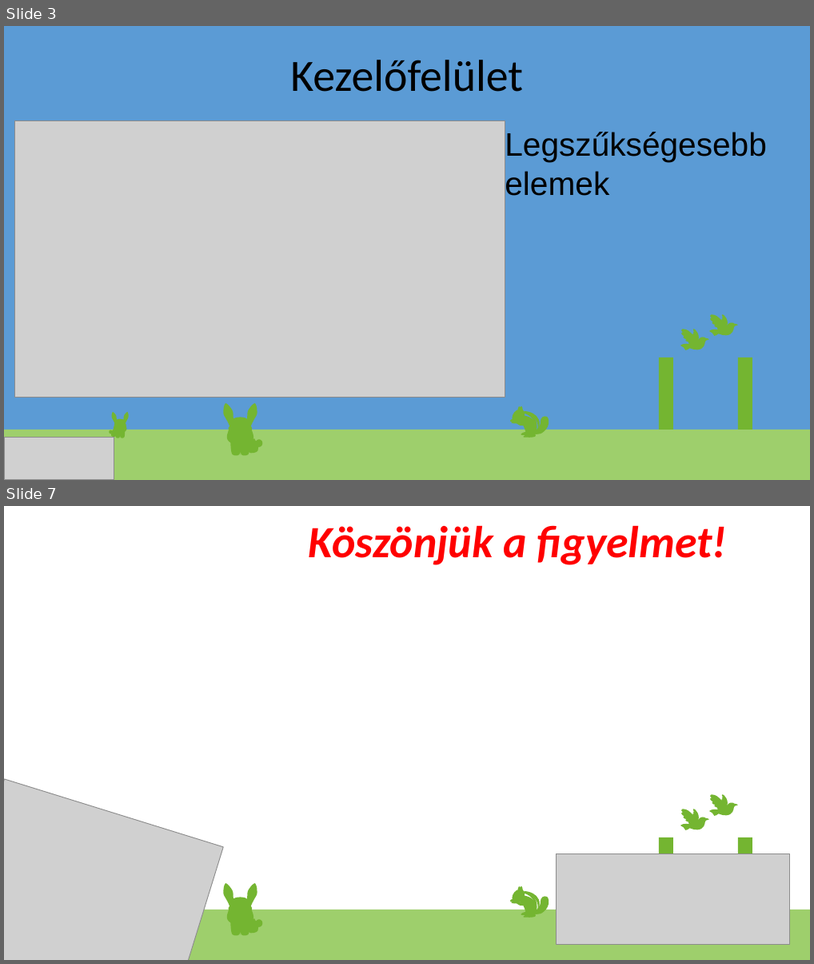
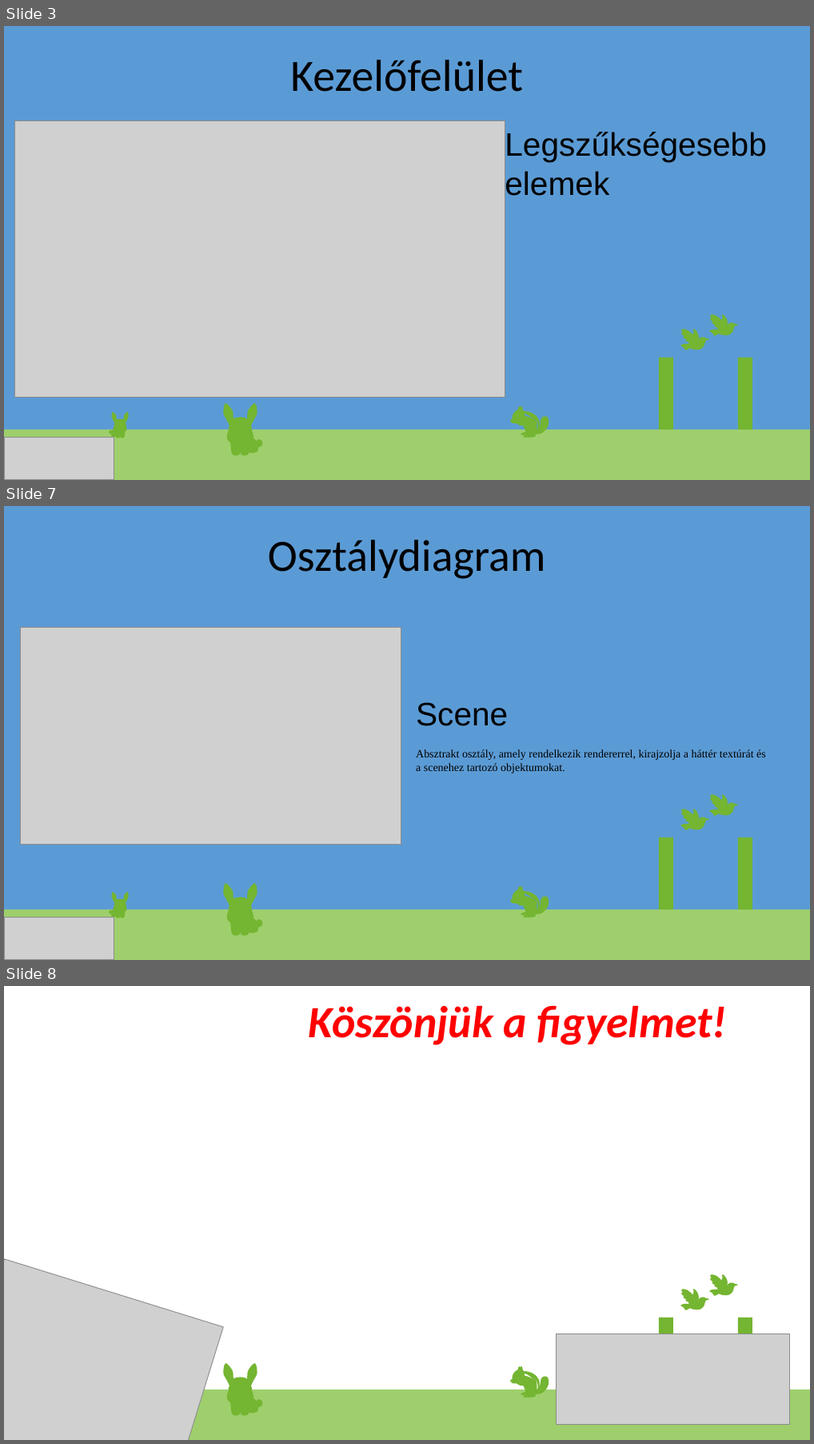
Before and after one commit to NRobert-jmdrgg/KoviUbiSoft, a slide deck: KoviUbiSoft_prez3ideiglenes.pptx. Shown one above the other, each under a label of ours: slides 3 and 7 before the commit, slides 3, 7 and 8 after it; the slides between them are not shown. The pictures are 814x964 and 814x1444 pixels, drawn with LibreOffice and Linux fonts; fonts in the diff are those of the drawing; grey boxes stand for pictures; background and template pictures are left out. Boxes give left, top, right and bottom in pixels: in the first picture for what was removed or moved away, otherwise in the second. Text is boxed around its words. In the diff, an @@ line names an element or a change of style, - is before the commit and + after.

```diff
--- a/KoviUbiSoft_prez3ideiglenes.pptx
+++ b/KoviUbiSoft_prez3ideiglenes.pptx
@@ slide 7 added at (4, 506, 810, 960), background #5B9BD5; not listed: 80 template elements that a slide beside it also shows @@
@@ title added at (268, 540, 546, 579), 44 pt, text #000000 @@
+Osztálydiagram
@@ picture added at (20, 627, 402, 844) @@
@@ text added at (416, 702, 766, 773), 11 pt, text #000000 @@
+Scene
+Absztrakt osztály, amely rendelkezik rendererrel, kirajzolja a háttér textúrát és a scenehez tartozó objektumokat.
@@ picture added at (4, 917, 114, 960) @@
@@ what was slide 7 is now slide 8 @@
```
Also in this commit, not shown: 2 slides changed, 1 other slide added, 1 slide removed, 3 other files.
